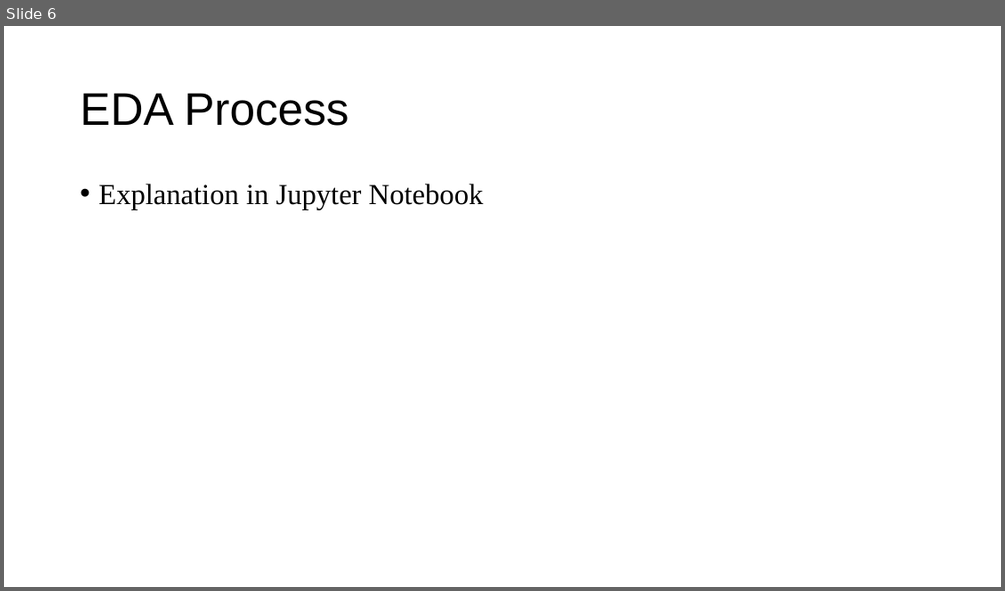
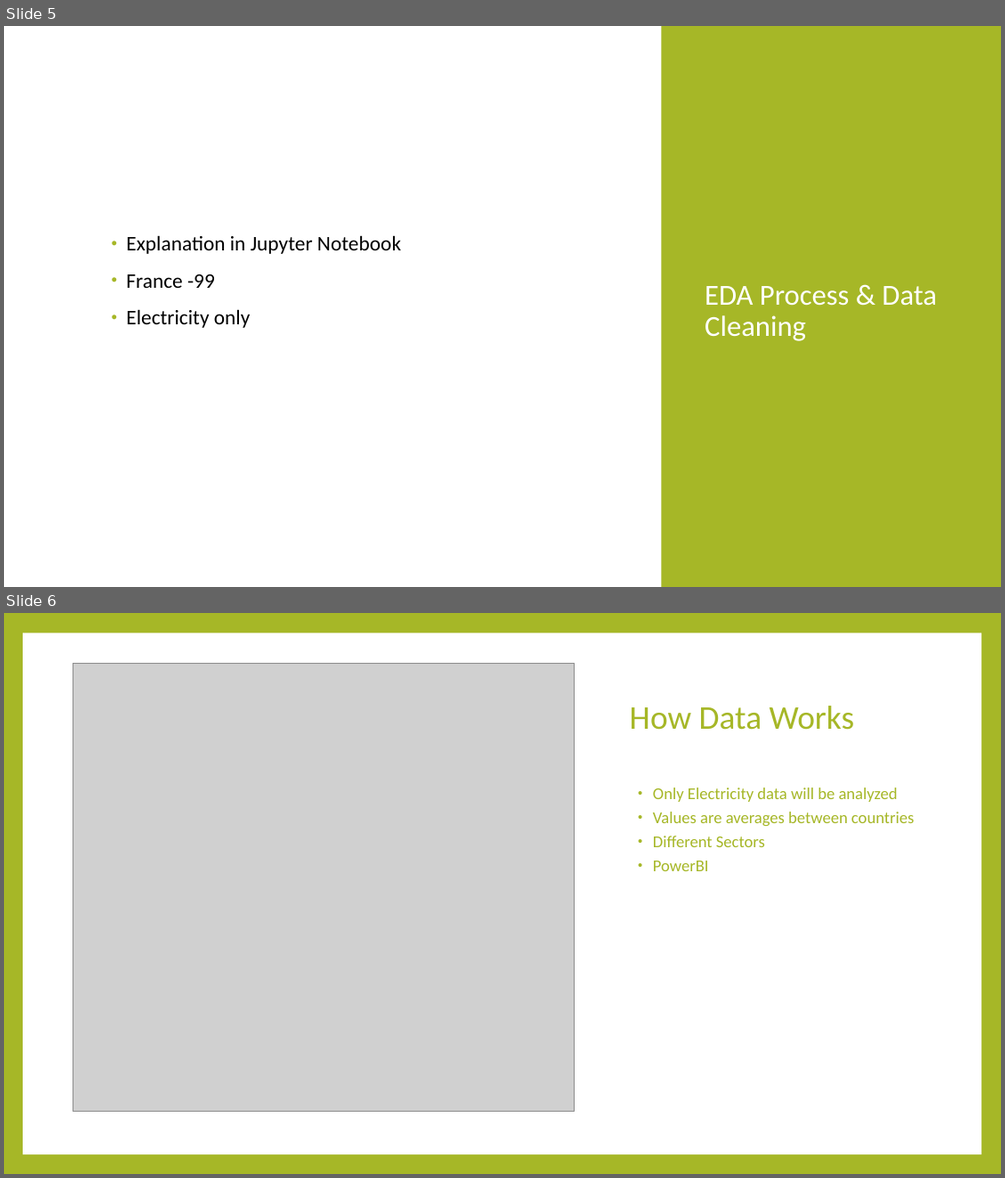
Before and after one commit to Mybiss55/DataAnalyticsProjects, a slide deck: Climate Change Presentation.pptx. Shown one above the other, each under a label of ours: slide 6 before the commit, slides 5 and 6 after it. The pictures are 1005x591 and 1005x1178 pixels, drawn with LibreOffice and Linux fonts; fonts in the diff are those of the drawing; grey boxes stand for pictures. Boxes give left, top, right and bottom in pixels: in the first picture for what was removed or moved away, otherwise in the second. Text is boxed around its words. In the diff, an @@ line names an element or a change of style, - is before the commit and + after.

```diff
--- a/Climate Change Presentation.pptx
+++ b/Climate Change Presentation.pptx
@@ slide 6 added at (4, 613, 1001, 1174), background #A6B727 @@
@@ rectangle added at (23, 633, 981, 1154), fill #FFFFFF @@
@@ picture added at (73, 663, 574, 1111) @@
@@ title added at (630, 706, 855, 730), 32 pt, text #A6B727 @@
+How Data Works
@@ text added at (653, 787, 914, 871), 16 pt, text #A6B727 @@
+• Only Electricity data will be analyzed
+• Values are averages between countries
+• Different Sectors
+• PowerBI
@@ what was slide 6 is now slide 5 @@
@@ slide 5 changed as well @@
@@ rectangle added at (4, 26, 1001, 587), fill #FFFFFF @@
@@ rectangle added at (662, 26, 1001, 587), fill #A6B727 @@
@@ text "Explanation in Jupyter Notebook": place and size @@
-text "Explanation in Jupyter Notebook" at (98, 184, 484, 209)
+text "Explanation in Jupyter Notebook" at (126, 235, 401, 328)
@@ text "Explanation in Jupyter Notebook" at (126, 235, 401, 328): vertical alignment top to middle @@
@@ text at (126, 235, 401, 254): size 28 to 20 pt, font Times New Roman to Calibri in "Explanation in Jupyter Notebook"; indent changed; more space between paragraphs @@
@@ text at (126, 274, 250, 328): paragraphs added @@
+• France -99
+• Electricity only
@@ title at (704, 286, 937, 341): text changed; size 44 to 28 pt; font Arial to Calibri; text colour #000000 to #FFFFFF @@
-EDA Process
+EDA Process & Data Cleaning
```
Also in this commit, not shown: 7 other slides changed, 5 other slides added, 3 slides removed, 5 other files.
